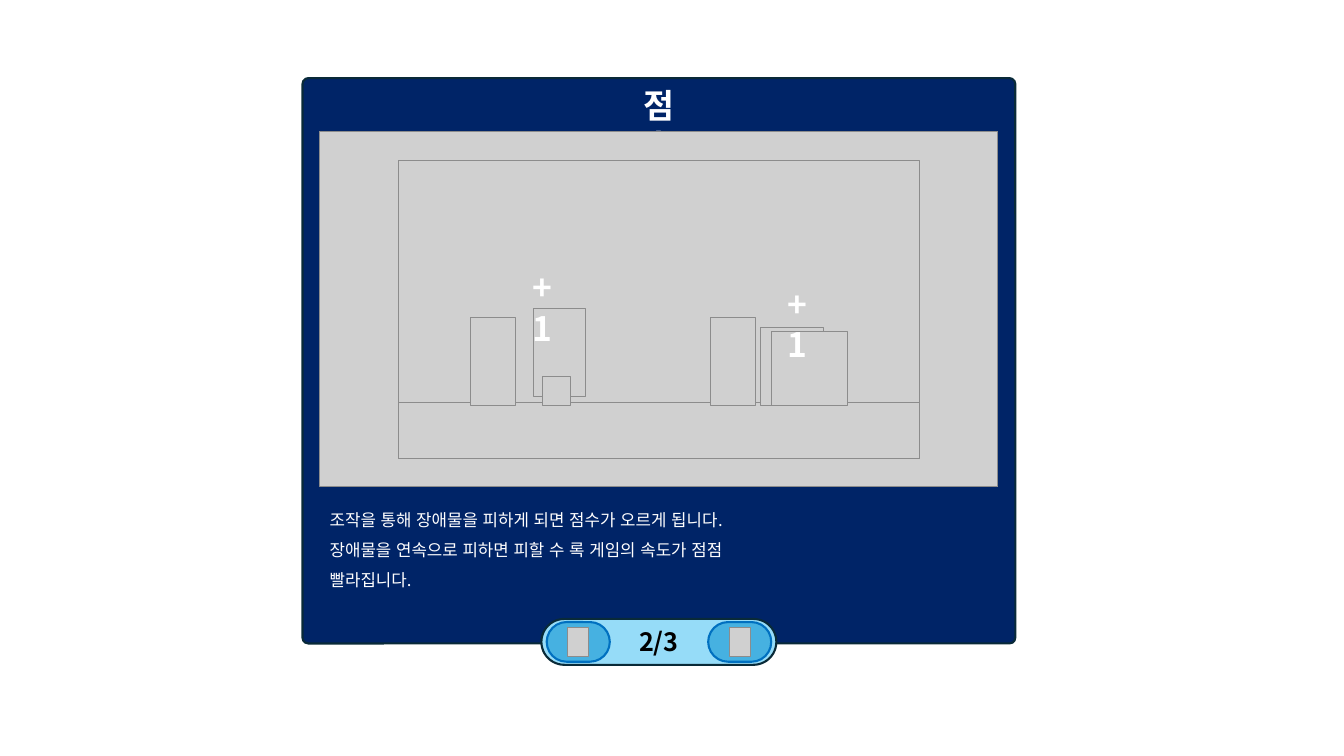
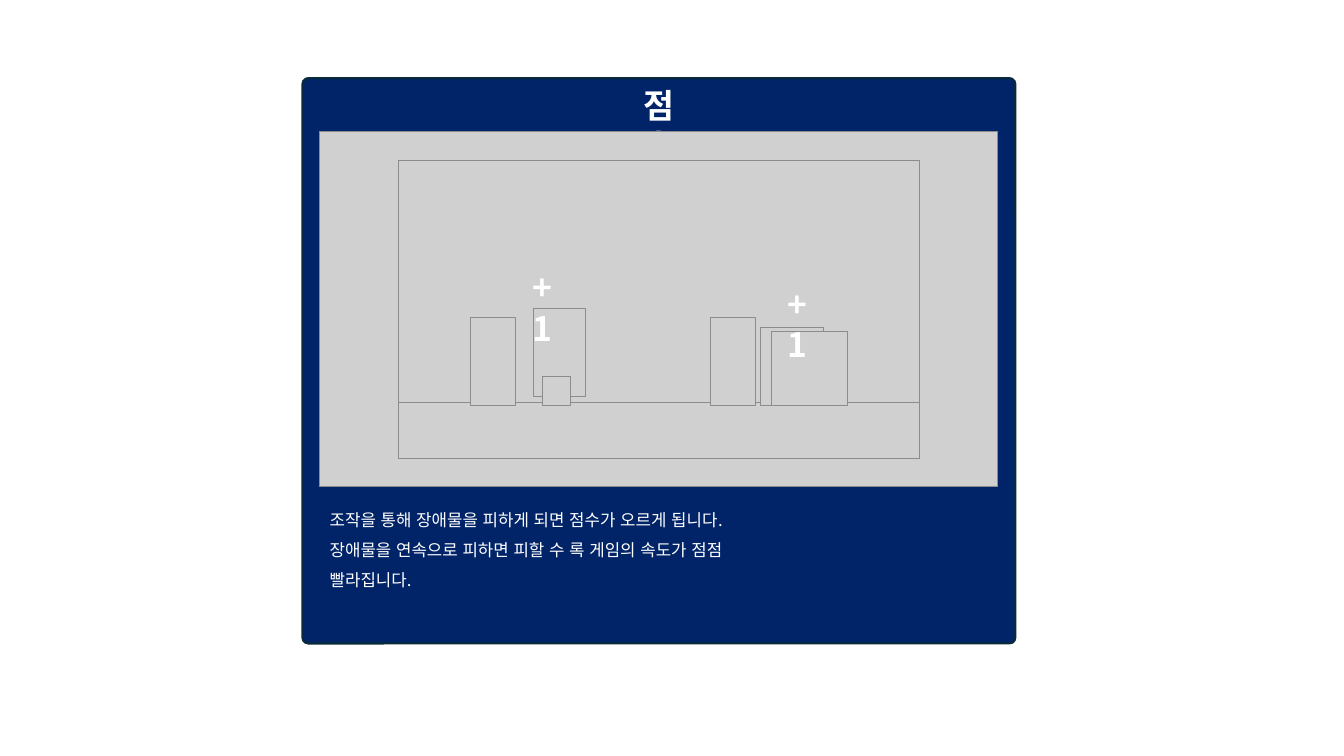
Before and after one commit to weariness00/Mandle_10Minute_Game, a slide deck: slide 33 of document/UI.pptx. Drawn at 1344x756 pixels with LibreOffice and Linux fonts; fonts in the diff are those of the drawing; grey boxes stand for pictures. Boxes give left, top, right and bottom in pixels: in the first picture for what was removed or moved away, otherwise in the second. Text is boxed around its words. In the diff, an @@ line names an element or a change of style, - is before the commit and + after.

```diff
--- a/document/UI.pptx
+++ b/document/UI.pptx
@@ group removed at [541,619,776,664]: 3 rounded rectangles, 2 pictures @@
-2/3
```
Also in this commit, not shown: 2 other slides changed, 7 other files.
